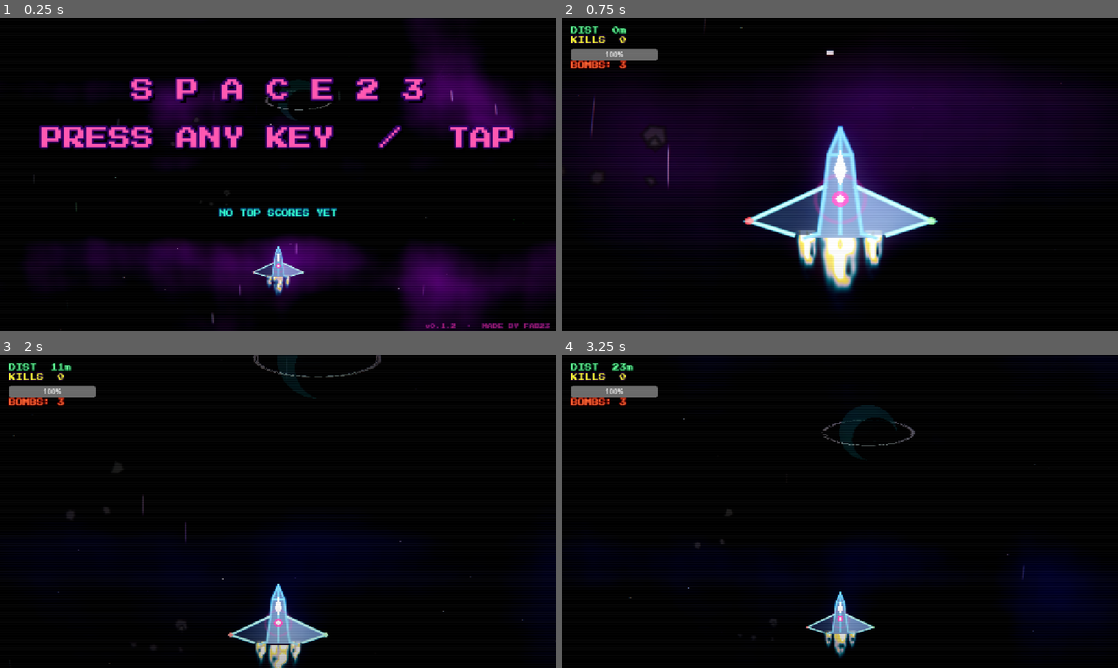
Above: before the commit, frames 1-4 (two rows, left to right).
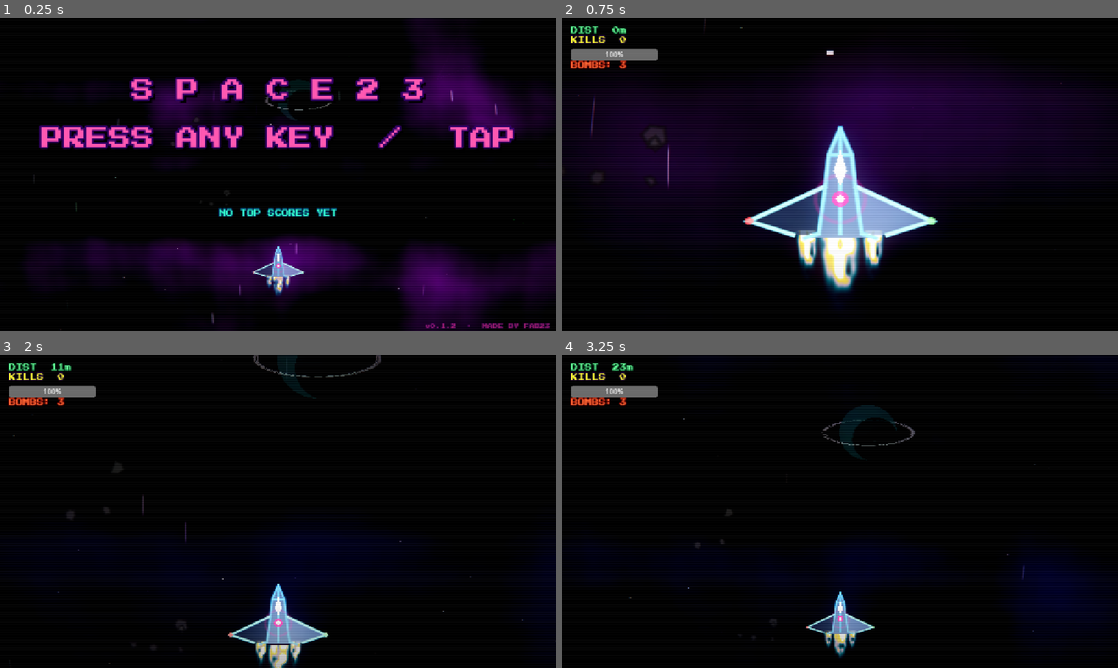
Above: after the commit, the same moments.

Repository: fabriziosalmi/space23
Game: Godot game, scene res://Main.tscn
Same seed, same stepped clock (60 frames per second), same inputs: the game is played once before the commit and once after it. Sound files missing from this copy of the repository are replaced by a short silence.
Inputs (mouse positions are in pixels of both pictures, inside the frame that each line leads up to):
- Up to frame 1 (0.25 s): no input
- Up to frame 2 (0.75 s): tap Enter (ui_accept) at 0.5 s; move the mouse to (962, 158) at 0.52 s; hold D (move_right) from 0.53 s (still down); tap X (bomb) at 0.6 s; click (962, 158) at 0.67 s
- Up to frame 3 (2 s): tap Enter (ui_accept) at 0.77, 1.52 s; move the mouse to (166, 527) at 1.27 s; release D (move_right) at 1.28 s; hold S (move_down) from 1.28 s (still down); tap Shift (dash) at 1.35 s
- Up to frame 4 (3.25 s): move the mouse to (895, 442) at 2.02 s; release S (move_down) at 2.03 s; hold D (move_right) 2.03-2.78 s; hold Space (fire) 2.03-2.78 s; move the mouse to (812, 574) at 2.77 s; hold W (move_up) from 2.78 s (still down); tap P at 2.85 s; click (812, 574) at 2.92 s; tap Enter (ui_accept) at 3.02 s

The runs differ from the first frame. In frame 2, 0.5% of the frame differs, in the area x 32-68%, y 34-71%; in frame 3, less than 0.1%; in frame 4, less than 0.1%.

Commit message:
feat(ship): live-modulated cockpit + audio-reactive trim + hit flash
Three Tier-1 polish additions to Player._on_ship_draw, all small,
all wire into existing call sites — no new systems.

## 1. Hit flash on damage (~80 ms white burst)

  Player.gd: HIT_FLASH_DURATION = 0.08, hit_flash_timer ticks down
            in _process. trigger_hit_flash() public method called from
            Main.damage_player just after hit_iframe_timer is set.
            ship_renderer.modulate is now Color(b, b, b, alpha) where
            b = 1.0 + (timer/dur) * 2.5 — at peak the HDR cockpit and
            neon trim get 3.5x boost = bloom flares = "I just got hit"
            reads instantly. Decays in 80 ms so it doesn't compete
            with the 400 ms i-frame alpha flicker that keeps blinking.

  Combined modulate: alpha drives i-frame transparency flicker, RGB
  drives hit flash. Two effects on one channel without conflict.

## 2. Audio-reactive trim glow

  trim and trim_dim colours multiplied by (1 + audio_low * 0.55) live.
  At 0 audio: identity. At peak audio_low (after the ×6 spectrum gain):
  ~1.55x brightness — neon edges pulse with the bass without needing
  a shader on the body. Reads as "the ship breathes the music".

## 3. Cockpit health pulse

  At full HP: cockpit is magenta (2.5, 0.8, 3.5), pulse_rate 4 Hz,
  amplitude 0.15 — ambient breath.
  At 0 HP (hp_ratio = 0): lerps to red-alarm (3.5, 0.5, 0.5),
  pulse_rate 18 Hz, amplitude 0.6 — frenetic flashing alarm.
  Player gets survival tension feedback ON the ship, no need to
  glance at the HP bar.

  Reads from get_parent().audio_manager.audio_low and
  get_parent().player_hp / PLAYER_HP_MAX defensively (uses Node.get()
  to handle edge timing where Main isn't fully wired yet).

Co-Authored-By: Claude Opus 4.7 (1M context) <noreply@anthropic.com>

Diff:
--- a/Main.gd
+++ b/Main.gd
@@ -480,6 +480,8 @@
 	# (il check `not player.is_invincible` nei collision detector vedrà true
 	# dal prossimo proiettile in poi finché il timer non scade).
 	player.hit_iframe_timer = player.HIT_IFRAME_DURATION
+	# Brief white-flash pulse sul body (~80ms) = feedback istantaneo "hit!"
+	player.trigger_hit_flash()
 	if player_hp <= 0 and game_state != "GAMEOVER":
 		trigger_game_over()
 
--- a/Player.gd
+++ b/Player.gd
@@ -52,6 +52,12 @@
 # potrebbe altrimenti azzerare l'HP in un singolo tick a 60fps).
 const HIT_IFRAME_DURATION: float = 0.4
 var hit_iframe_timer: float = 0.0
+
+# Hit flash: brevissimo "lampo bianco" sul corpo all'impatto (≈80ms). Diverso
+# dall'iframe alpha-flicker: questo è una saturazione luminosa istantanea,
+# letta dal cervello come "ho preso il colpo". Triggerato da Main.damage_player.
+const HIT_FLASH_DURATION: float = 0.08
+var hit_flash_timer: float = 0.0
 
 var weapon_type = 0 # 0=normal, 1=railgun
 var drone_active = false
@@ -151,8 +157,14 @@
 		trail_node.draw_circle(p1, 6.0, Color(1.0, 0.5, 3.0))
 		trail_node.draw_circle(p2, 6.0, Color(1.0, 0.5, 3.0))
 
+# Trigger del hit flash. Chiamato da Main.damage_player quando il player viene
+# colpito. Visibile come bagliore bianco istantaneo (~80ms) sovrapposto al body.
+func trigger_hit_flash() -> void:
+	hit_flash_timer = HIT_FLASH_DURATION
+
 # Disegna la nave proceduralmente: fusoliera + ali (con lighting L/R modulato dal
-# roll per un fake-3D), cockpit HDR, trim neon e luci di posizione port/starboard.
+# roll per un fake-3D), cockpit HDR audio-reattivo, trim neon che pulsa col bass,
+# luci di posizione port/starboard.
 func _on_ship_draw() -> void:
 	if not ship_renderer:
 		return
@@ -163,12 +175,37 @@
 	var lit_brightness: float = 0.85 + light_bias * 0.4
 	var shadow_brightness: float = 0.85 - light_bias * 0.4
 
+	# === Reattività audio + HP (live-modulated colors) ===
+	# Tier-1 polish: il trim neon pulsa coi bass, il cockpit cambia colore e
+	# pulse-rate a HP basso. Letture difensive: se Main/AudioManager non sono
+	# pronti, default 0/full. Niente NPE in caso di edge timing.
+	var audio_low_now: float = 0.0
+	var hp_ratio: float = 1.0
+	var parent_node = get_parent()
+	if parent_node:
+		if parent_node.get("audio_manager") != null:
+			audio_low_now = parent_node.audio_manager.audio_low
+		if parent_node.get("player_hp") != null:
+			hp_ratio = clamp(float(parent_node.player_hp) / parent_node.PLAYER_HP_MAX, 0.0, 1.0)
+	# 1.0 idle → ~1.55 a peak audio_low. Sotto soglia bloom = pulsazione neon
+	# leggera. Sopra → trim "vibra" sui kick.
+	var trim_glow_mult: float = 1.0 + audio_low_now * 0.55
+	# Cockpit health pulse: full HP = magenta steady; basso HP = rosso allarme
+	# che lampeggia veloce. Pulse rate cresce da 4Hz a 18Hz, amp da 0.15 a 0.6.
+	var hp_low: float = 1.0 - hp_ratio
+	var cockpit_pulse_rate: float = 4.0 + hp_low * 14.0
+	var cockpit_pulse: float = sin(time_passed * cockpit_pulse_rate)
+	var cockpit_amp: float = 0.15 + hp_low * 0.45
+	var cockpit_brightness: float = 1.0 + cockpit_pulse * cockpit_amp
+	var cockpit_color_full: Color = Color(2.5, 0.8, 3.5)   # magenta sano
+	var cockpit_color_dying: Color = Color(3.5, 0.5, 0.5)  # rosso allarme
+
 	var hull_base: Color = Color(0.32, 0.40, 0.55)
 	var wing_lit: Color = Color(0.45, 0.55, 0.75) * lit_brightness
 	var wing_shadow: Color = Color(0.18, 0.22, 0.32) * shadow_brightness
-	var trim: Color = Color(0.4, 1.4, 3.0)         # Neon blue (HDR)
-	var trim_dim: Color = Color(0.2, 0.7, 1.5)
-	var cockpit_glow: Color = Color(2.5, 0.8, 3.5) # Magenta (HDR)
+	var trim: Color = Color(0.4, 1.4, 3.0) * trim_glow_mult        # Neon blue (HDR + audio)
+	var trim_dim: Color = Color(0.2, 0.7, 1.5) * trim_glow_mult
+	var cockpit_glow: Color = cockpit_color_full.lerp(cockpit_color_dying, hp_low) * cockpit_brightness
 	var nav_red: Color = Color(3.0, 0.4, 0.4)
 	var nav_green: Color = Color(0.4, 3.0, 0.6)
 
@@ -305,6 +342,9 @@
 	# Tick i-frame timer post-damage; consuma indipendentemente dal dash.
 	if hit_iframe_timer > 0.0:
 		hit_iframe_timer = max(hit_iframe_timer - delta, 0.0)
+	# Hit flash decay (timer ~80ms, fast).
+	if hit_flash_timer > 0.0:
+		hit_flash_timer = max(hit_flash_timer - delta, 0.0)
 
 	if is_dashing:
 		dash_timer -= delta # Real time! Il dash fotte il tempo
@@ -334,13 +374,17 @@
 	# il retry usa is_invincible solo come marker, non lo legge.)
 	is_invincible = is_dashing or hit_iframe_timer > 0.0
 
-	# Flash visivo durante i-frame: la nave lampeggia rapidamente (~10 Hz) così
-	# il giocatore percepisce visivamente la finestra di immunità.
+	# Modulate combinato: alpha flicker per i-frame + RGB brightness boost
+	# per hit flash. modulate è moltiplicativo: a 3× brightness il cockpit HDR
+	# saturatissimo esplode di bloom = "lampo da impatto" istantaneo.
 	if ship_renderer:
+		var iframe_alpha: float = 1.0
 		if hit_iframe_timer > 0.0:
-			ship_renderer.modulate.a = 0.35 + 0.65 * abs(sin(hit_iframe_timer * 30.0))
-		else:
-			ship_renderer.modulate.a = 1.0
+			iframe_alpha = 0.35 + 0.65 * abs(sin(hit_iframe_timer * 30.0))
+		var flash_b: float = 1.0
+		if hit_flash_timer > 0.0:
+			flash_b = 1.0 + (hit_flash_timer / HIT_FLASH_DURATION) * 2.5
+		ship_renderer.modulate = Color(flash_b, flash_b, flash_b, iframe_alpha)
 
 	# Effetto rollio in 2D (inclina lo sprite)
 	var target_roll = input_dir.x * 0.25 # inclinazione max
